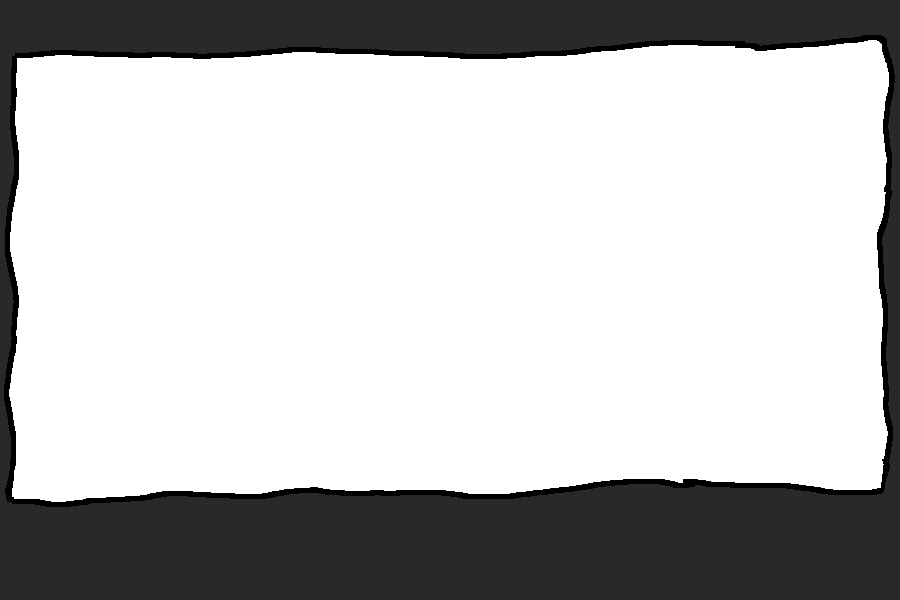
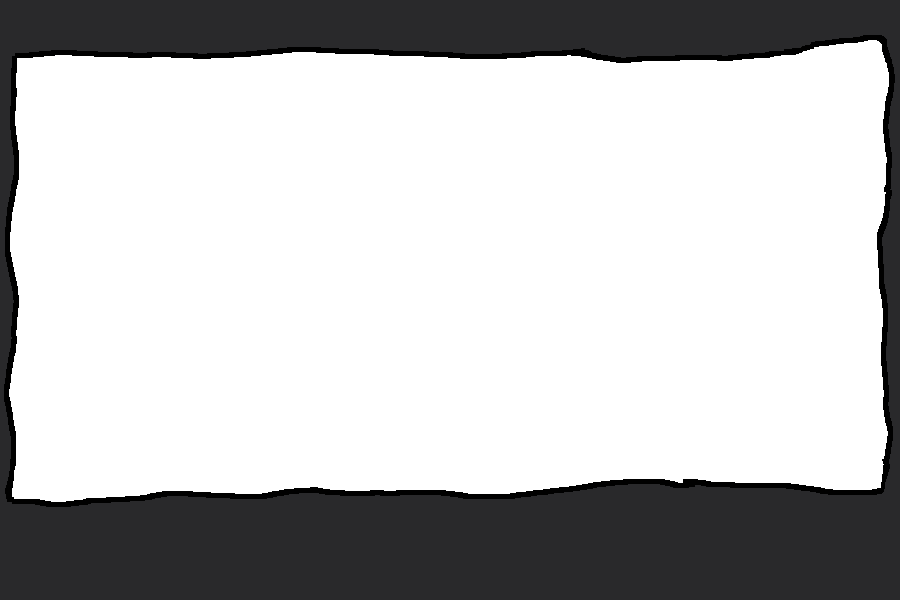
Comparing the layer stacks of the two w=900, h=600 images. Changes:
painted on "Layer" over [571, 40, 814, 63]
